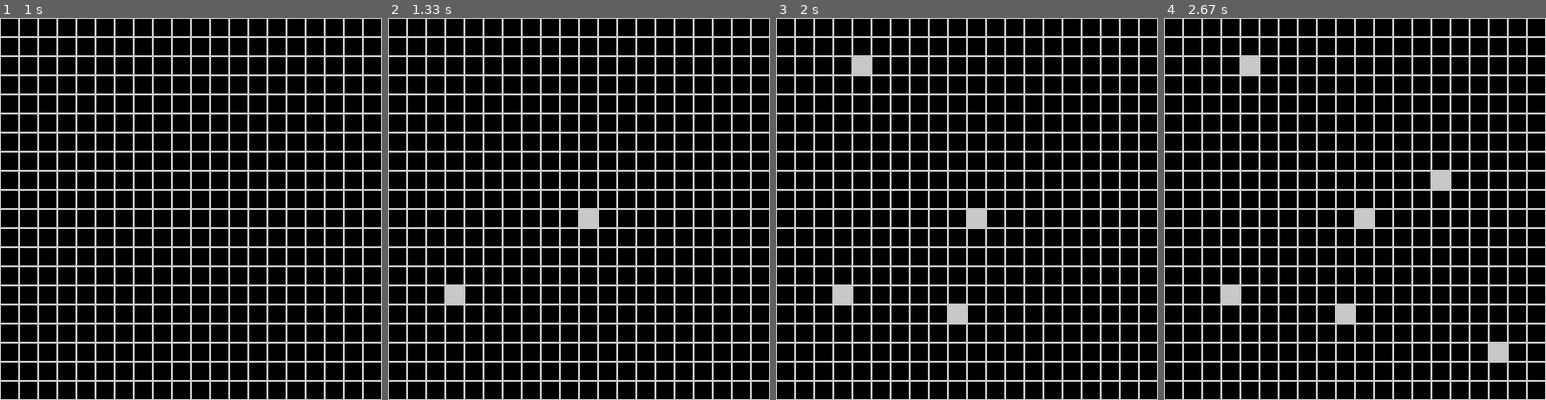
Above: before the commit, frames 1-4 (left to right).
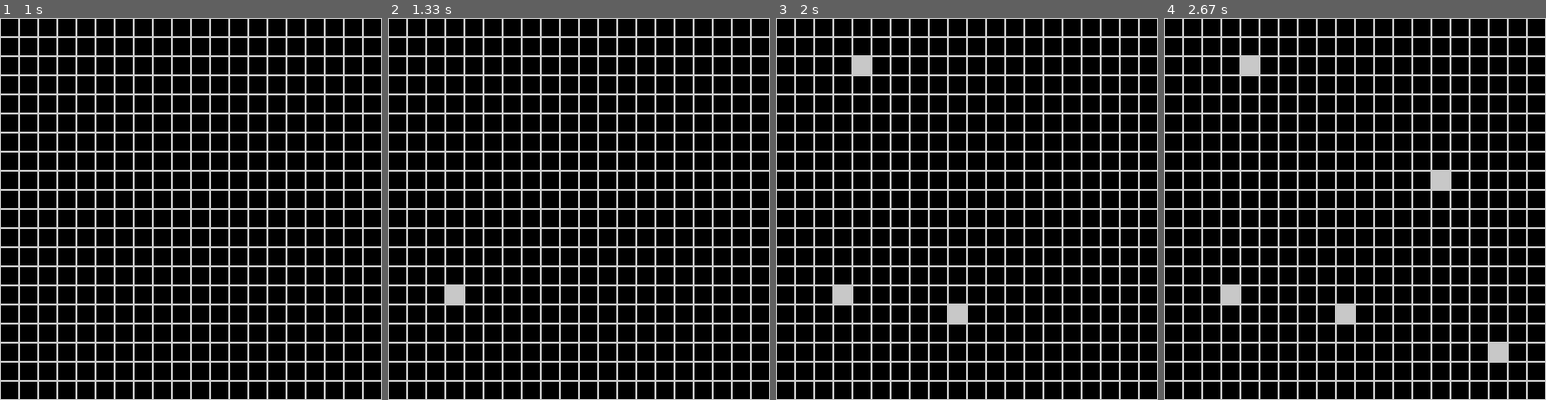
Above: after the commit, the same moments.

Repository: Dawood0/Game_Of_Life-Pygame
Game: pygame game, started from test.py
Two runs of this game, one before a commit and one after it. Both use one fixed random seed, a clock stepped at 60 frames per second and the inputs below.
Inputs (mouse positions are in pixels of both pictures, inside the frame that each line leads up to):
- Up to frame 1 (1 s): click (191, 209) at 0.38 s; tap Space at 0.67 s
- Up to frame 2 (1.33 s): click (460, 300) at 1.05 s
- Up to frame 3 (2 s): click (867, 67) at 1.38 s; click (947, 308) at 1.72 s
- Up to frame 4 (2.67 s): click (1500, 354) at 2.05 s; click (1431, 178) at 2.38 s

Frame 1 is identical in both runs. In frame 2, 0.2% of the frame differs, in the area x 50-55%, y 50-55%; in frame 3, 0.2%; in frame 4, 0.2%.

Commit message:
solved white boxes stuck problem

Diff:
--- a/test.py
+++ b/test.py
@@ -1,3 +1,5 @@
+import time
+
 import pygame
 import sys
 
@@ -83,7 +85,10 @@
             for x, y in black_rects:  # redrawing the black rectangle in the repressed rectangle
                 drawRect(x, y, 0, BLACK)
                 drawRect(x, y, 1)
-            black_rects=[]
+
+
+
+
 
 
 
@@ -105,7 +110,7 @@
                         # else:black_rects.remove(ii)
                         # try:white_rects.remove(ii)
                         # except:pass
-                # white_rects=[]
+
 
 
 
@@ -116,12 +121,17 @@
 
     for x,y in white_rects:                 # drawing the white rectangle in the pressed rectangle
         drawRect(x,y)
-    for x, y in black_rects:                # redrawing the black rectangle in the repressed rectangle
+    # for x, y in black_rects:                # redrawing the black rectangle in the repressed rectangle
+    #     drawRect(x, y,0,BLACK)
+    #     drawRect(x, y,1)
+    #
+    for i in range(len(black_rects)):
+        x,y=black_rects.pop()
         drawRect(x, y,0,BLACK)
         drawRect(x, y,1)
-    # for x,y in white_rects:                 # removing the stuck blocks
-    #     if (x,y) in black_rects:
-    #         black_rects.remove((x,y))
+        white_rects.remove((x,y))
 
 
+
+    # time.sleep(0.3)
     pygame.display.update()
